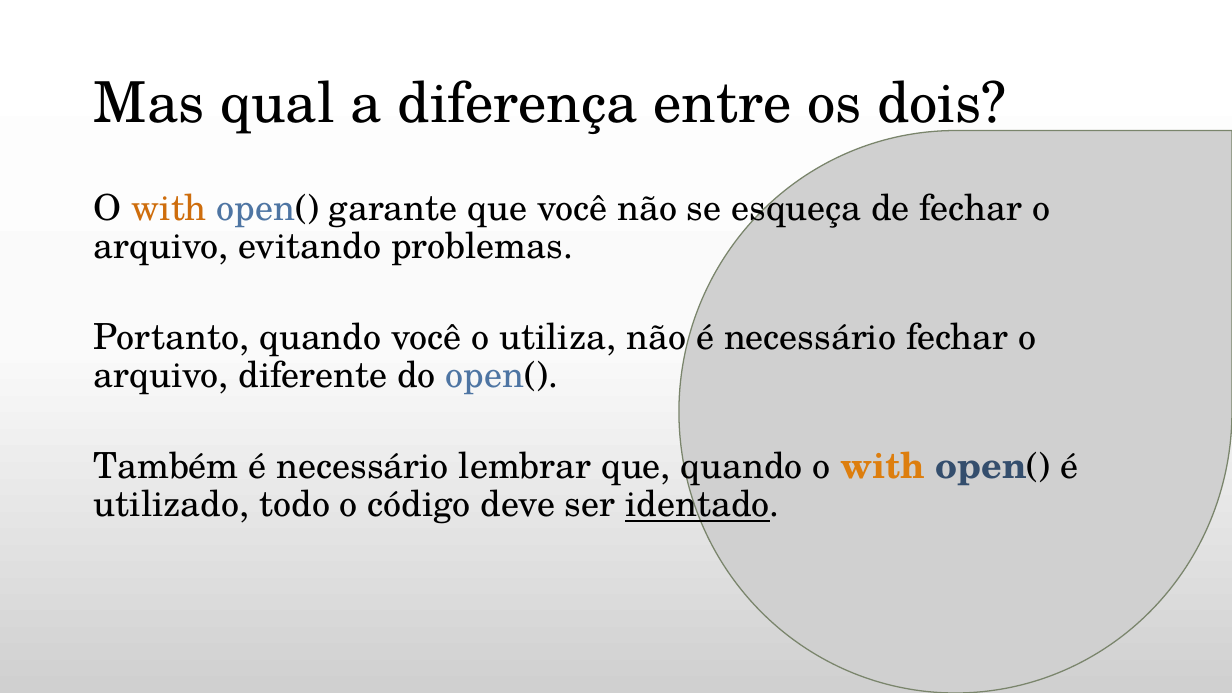
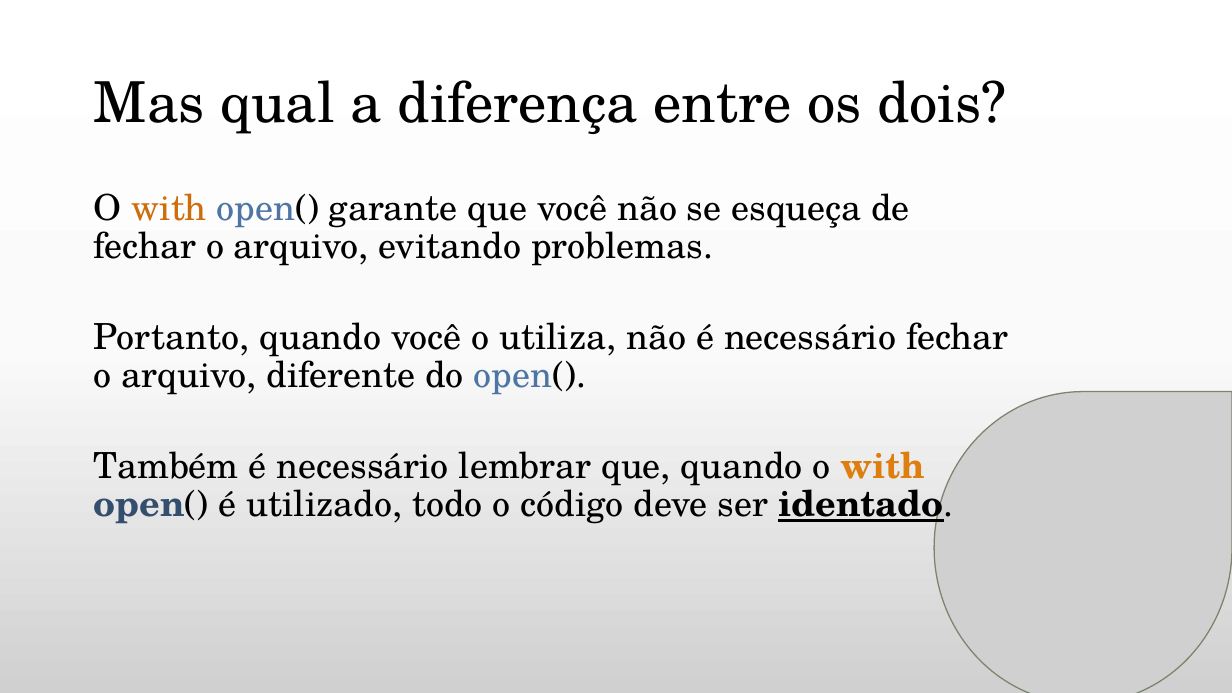
Before and after one commit to daniellygj/Fatec, a slide deck: slide 5 of 1º semestre/Revisões by danny/2º bimestre/Revisão Algoritmos.pptx (slide 3 before the commit). Drawn at 1232x693 pixels with LibreOffice and Linux fonts; fonts in the diff are those of the drawing; grey boxes stand for pictures; background and template pictures are left out. Boxes give left, top, right and bottom in pixels: in the first picture for what was removed or moved away, otherwise in the second. Text is boxed around its words. In the diff, an @@ line names an element or a change of style, - is before the commit and + after.

```diff
--- a/1º semestre/Revisões by danny/2º bimestre/Revisão Algoritmos.pptx
+++ b/1º semestre/Revisões by danny/2º bimestre/Revisão Algoritmos.pptx
@@ picture resized from (x1=679, y1=130, x2=1232, y2=693) to (x1=934, y1=392, x2=1232, y2=693) @@
@@ text at (x1=94, y1=451, x2=953, y2=530): bold on in "identado." @@
```
Also in this commit, not shown: 6 other slides changed, 2 slides added, 1 other file.
